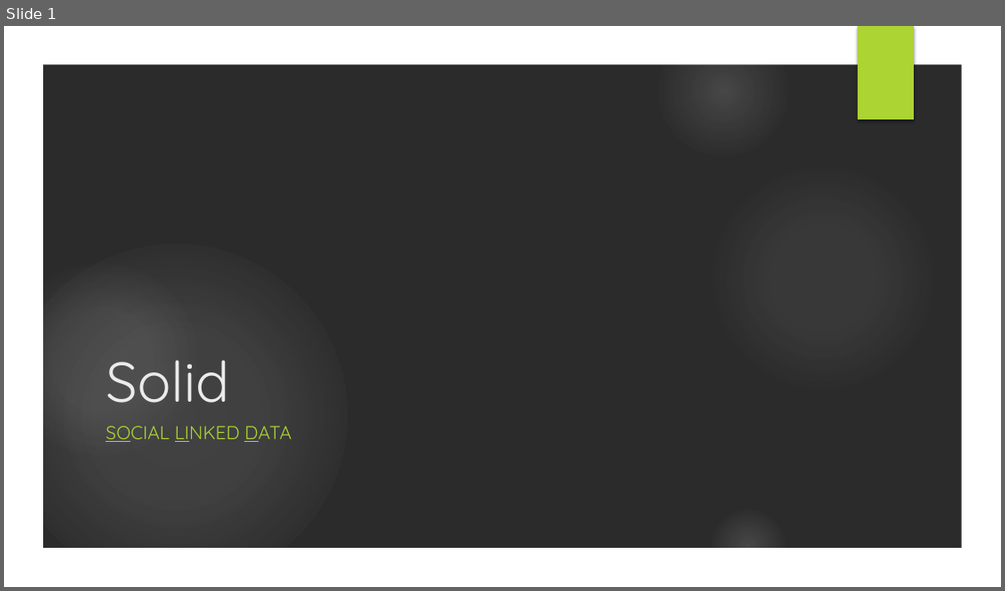
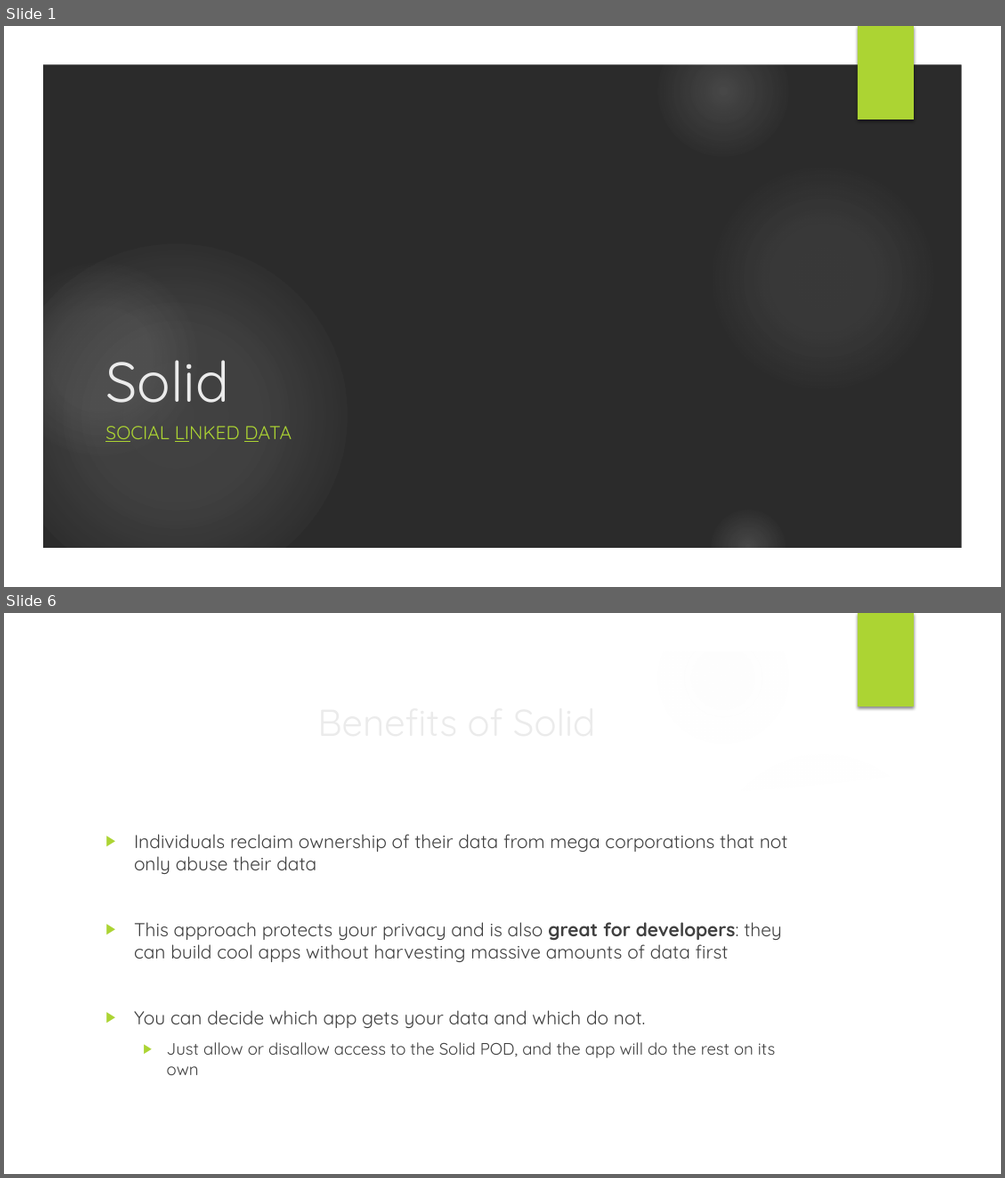
Before and after one commit to swakita14/RecNexus, a slide deck: Presentation/Solid.pptx. Shown one above the other, each under a label of ours: slide 1 before the commit, slides 1 and 6 after it; the slides between them are not shown. The pictures are 1005x591 and 1005x1178 pixels, drawn with LibreOffice and Linux fonts; fonts in the diff are those of the drawing; background and template pictures are left out; a plain dark background stands for a picture behind light text. Boxes give left, top, right and bottom in pixels: in the first picture for what was removed or moved away, otherwise in the second. Text is boxed around its words. In the diff, an @@ line names an element or a change of style, - is before the commit and + after.

```diff
--- a/Presentation/Solid.pptx
+++ b/Presentation/Solid.pptx
@@ slide 6 added at <box>4,613,1001,1174</box>, background picture (left out); not listed: 7 template elements that a slide beside it also shows @@
@@ freeform shape added at <box>697,738,970,819</box>, fill #FFFFFF at 20% opacity @@
@@ freeform shape added at <box>41,765,963,1136</box>, fill #FFFFFF @@
@@ text added at <box>134,834,788,1075</box>, 18 pt, text #404040 @@
+▶ Individuals reclaim ownership of their data from mega corporations that not only abuse their data
+▶ This approach protects your privacy and is also great for developers: they can build cool apps without harvesting massive amounts of data first
+▶ You can decide which app gets your data and which do not.
+  ▶ Just allow or disallow access to the Solid POD, and the app will do the rest on its own
@@ title added at <box>392,834,476,1054</box>, 36 pt, text #EBEBEB @@
+Benefits of Solid
```
Also in this commit, not shown: 8 other slides added.
